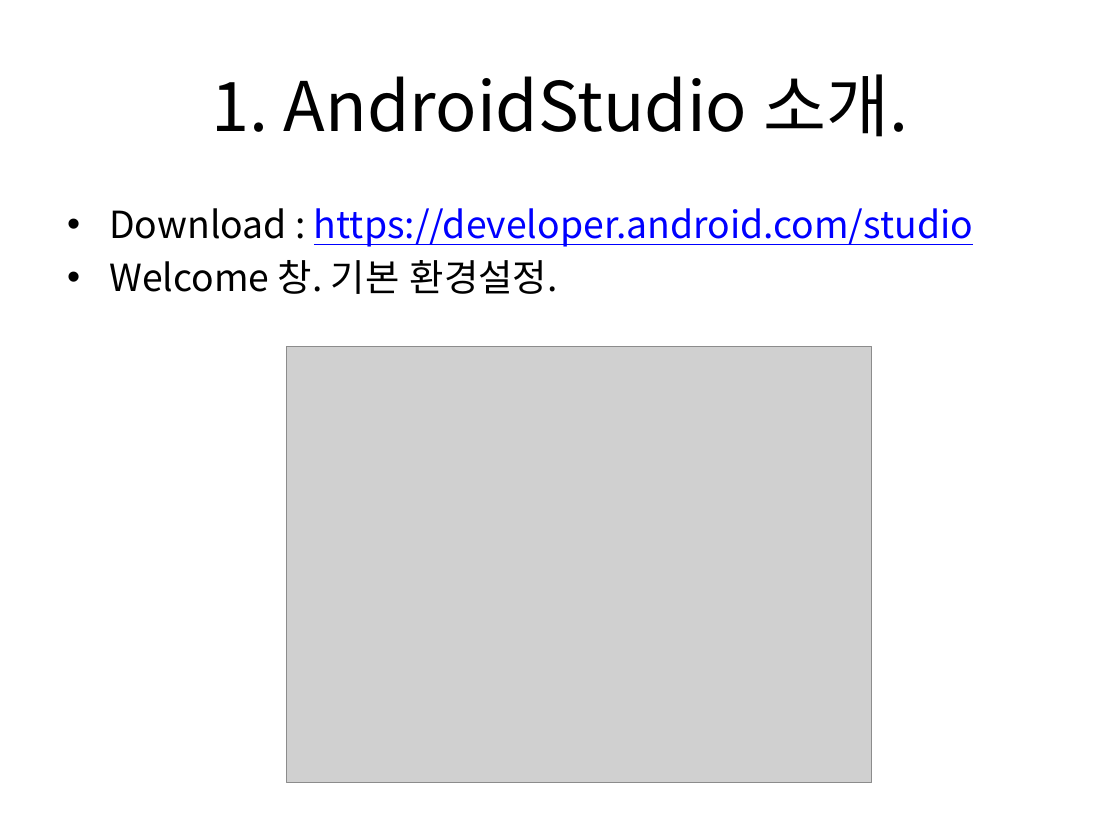
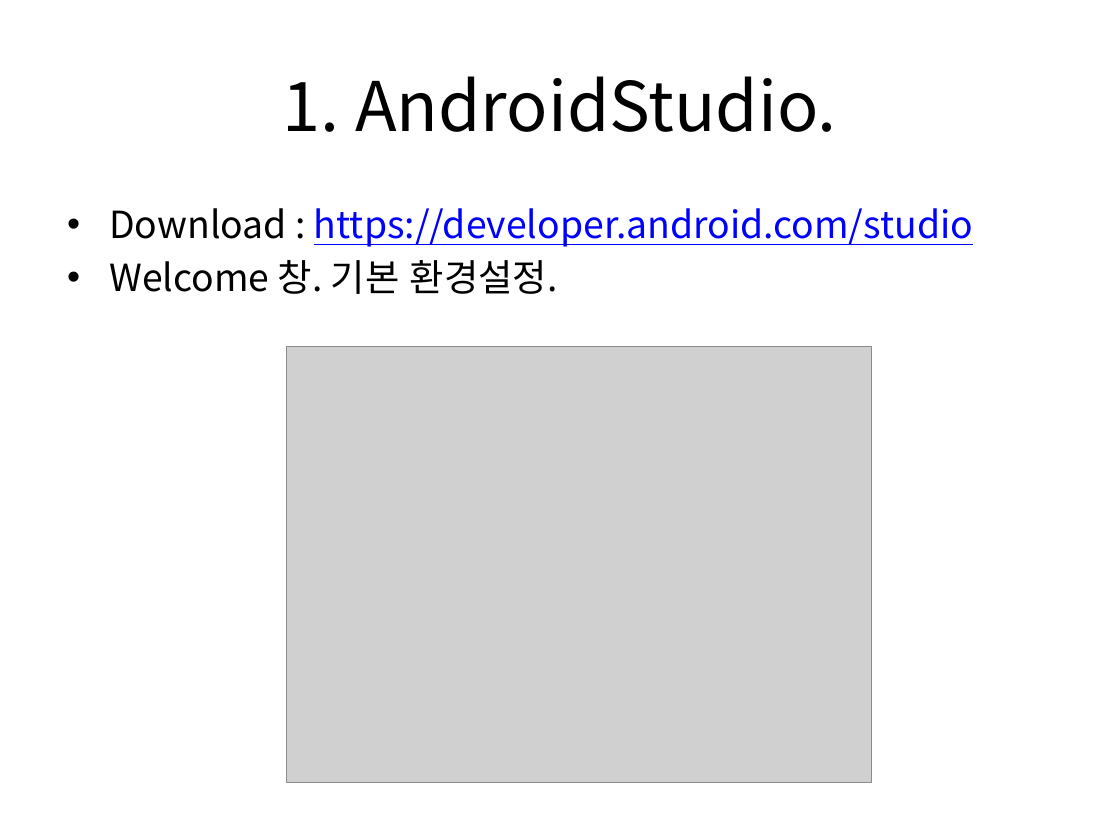
Before and after one commit to tuxxon/android_dev_lecture, a slide deck: slide 3 of 02.안드로이드 모바일 앱 개발-프론트엔드-안국환.pptx. Drawn at 1120x840 pixels with LibreOffice and Linux fonts; fonts in the diff are those of the drawing; grey boxes stand for pictures. Boxes give left, top, right and bottom in pixels: in the first picture for what was removed or moved away, otherwise in the second. Text is boxed around its words. In the diff, an @@ line names an element or a change of style, - is before the commit and + after.

Commit message:
fixed typos

```diff
--- a/02.안드로이드 모바일 앱 개발-프론트엔드-안국환.pptx
+++ b/02.안드로이드 모바일 앱 개발-프론트엔드-안국환.pptx
@@ title at (283,76,837,132): text changed @@
-1. AndroidStudio 소개.
+1. AndroidStudio.
```
Also in this commit, not shown: 2 other slides changed.
